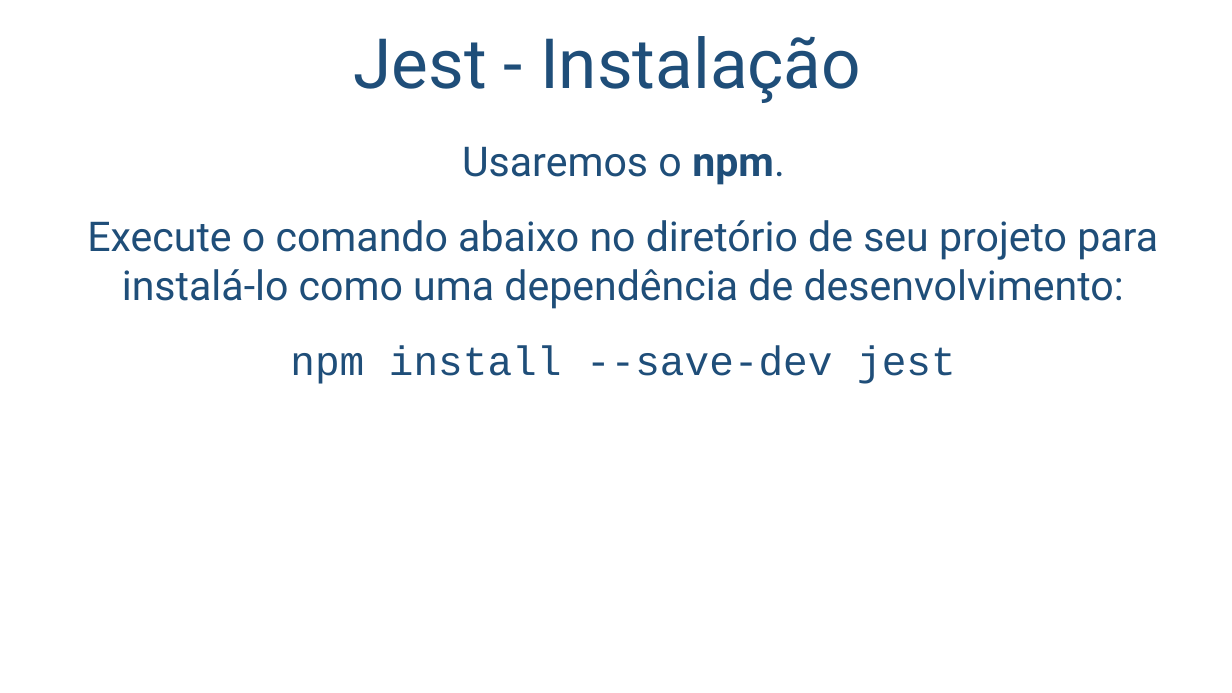
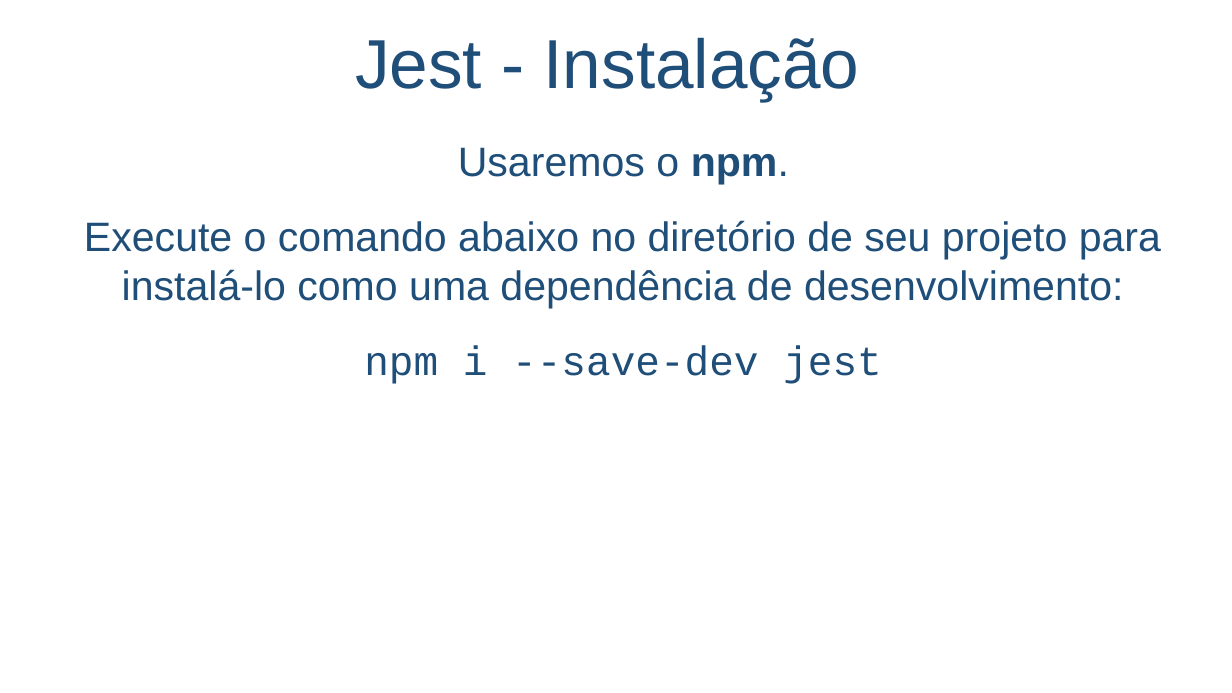
Before and after one commit to salmo-jr/public-slides, a slide deck: slide 6 of unit-tests_javascript.pptx. Drawn at 1232x693 pixels with LibreOffice and Linux fonts; fonts in the diff are those of the drawing; background and template pictures are left out. Boxes give left, top, right and bottom in pixels: in the first picture for what was removed or moved away, otherwise in the second. Text is boxed around its words. In the diff, an @@ line names an element or a change of style, - is before the commit and + after.

```diff
--- a/unit-tests_javascript.pptx
+++ b/unit-tests_javascript.pptx
@@ text "Jest - Instalação" at (355,37,860,101): font Roboto to Arial @@
@@ text at (84,147,1161,308): font Roboto to Arial in "Usaremos o npm.", "Execute o comando abaixo no diretório de ..." @@
@@ text at (364,345,882,384): text changed @@
-npm install --save-dev jest
+npm i --save-dev jest
```
Also in this commit, not shown: 13 other slides changed, 2 other files.
